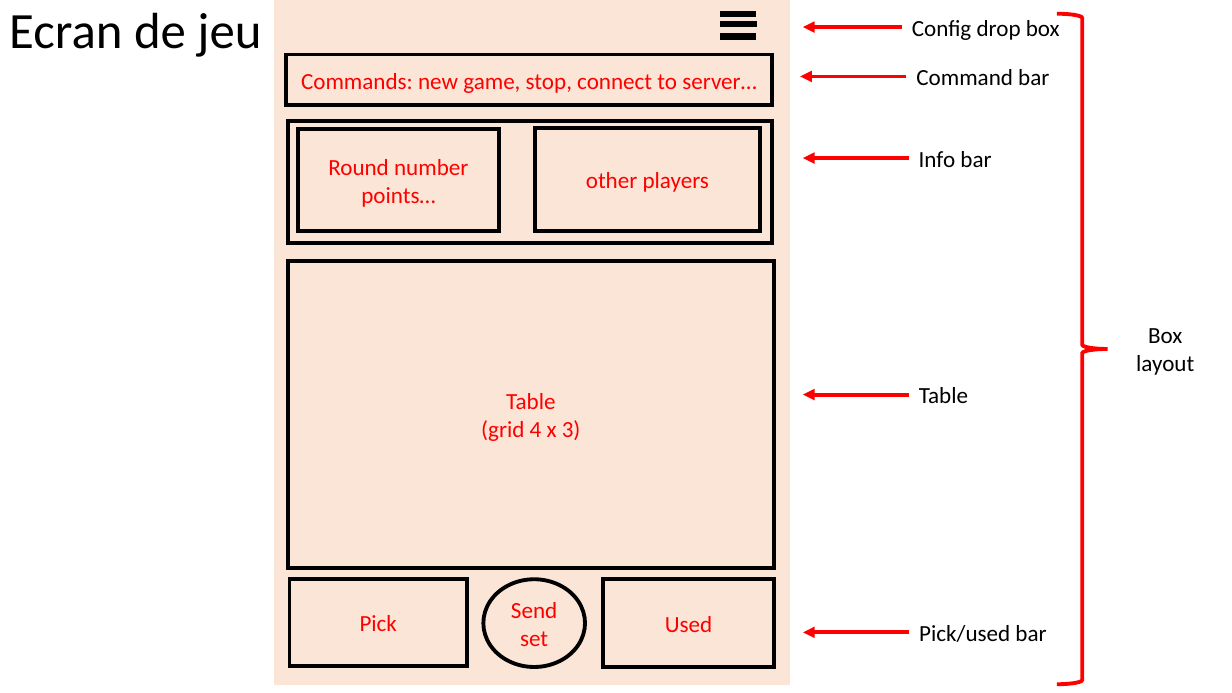
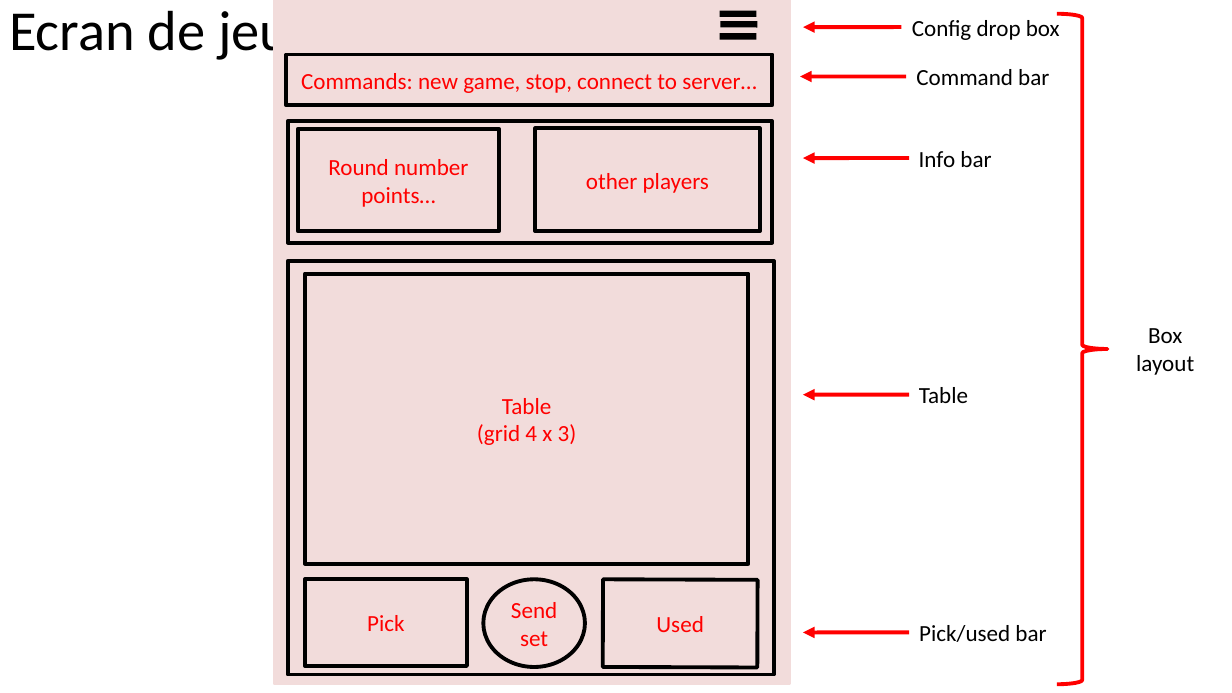
Before and after one commit to tsouche/setgame, a slide deck: slide 1 of client/Maquette et icones.pptx. Drawn at 1232x693 pixels with LibreOffice and Linux fonts; fonts in the diff are those of the drawing. Boxes give left, top, right and bottom in pixels: in the first picture for what was removed or moved away, otherwise in the second. Text is boxed around its words. In the diff, an @@ line names an element or a change of style, - is before the commit and + after.

```diff
--- a/client/Maquette et icones.pptx
+++ b/client/Maquette et icones.pptx
@@ text "Ecran de jeu" at box(9, 10, 289, 64): size 39.6 to 44 pt @@
@@ rectangle at box(274, 0, 790, 685): fill #FBE5D6 to #F2DCDB; outline #FBE5D6 1 pt to #F2DCDB 2 pt @@
@@ right brace at box(1057, 14, 1108, 685): proportions changed @@
@@ rectangle added at box(287, 261, 774, 675), outline #000000 3 pt @@
@@ rectangle "Table": place and size @@
-rectangle "Table" at box(287, 261, 774, 567)
+rectangle "Table" at box(305, 274, 749, 564)
@@ rectangle "Pick": place and size @@
-rectangle "Pick" at box(289, 579, 467, 666)
+rectangle "Pick" at box(305, 579, 467, 666)
@@ rectangle "Used": place and size @@
-rectangle "Used" at box(604, 579, 775, 667)
+rectangle "Used" at box(603, 579, 758, 668)
```
Also in this commit, not shown: 6 other slides changed, 1 other file.
